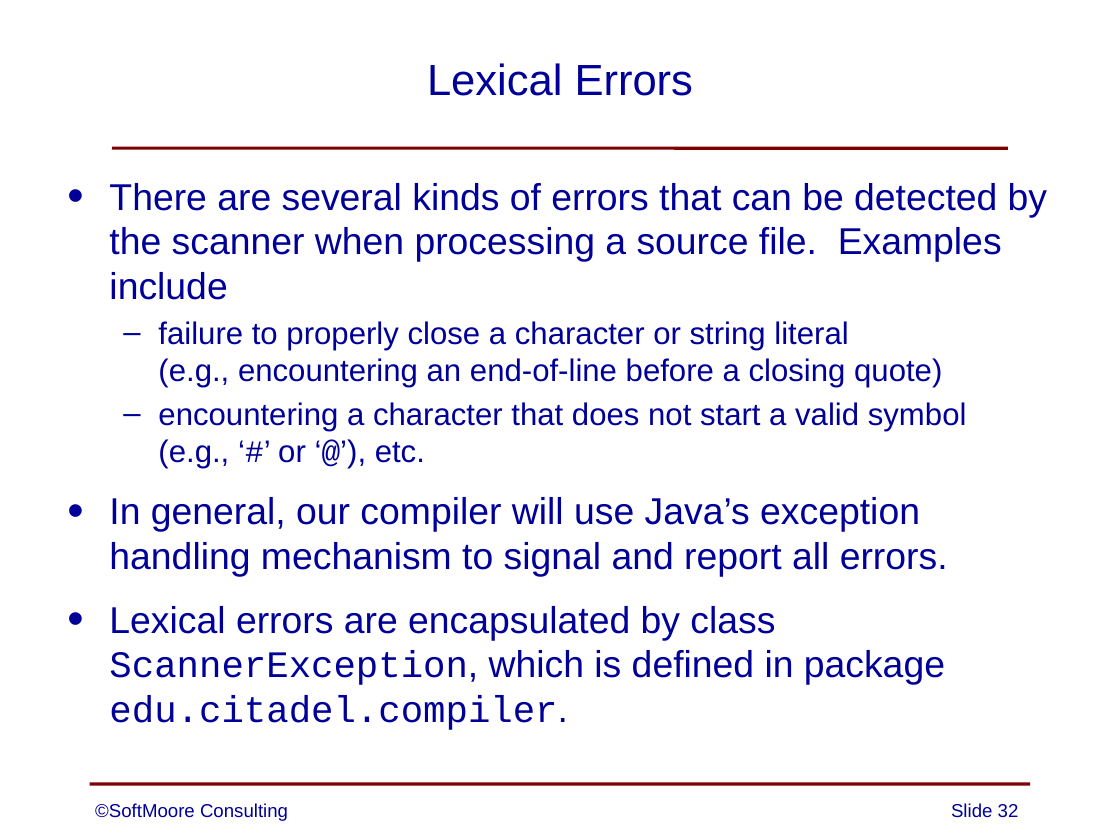
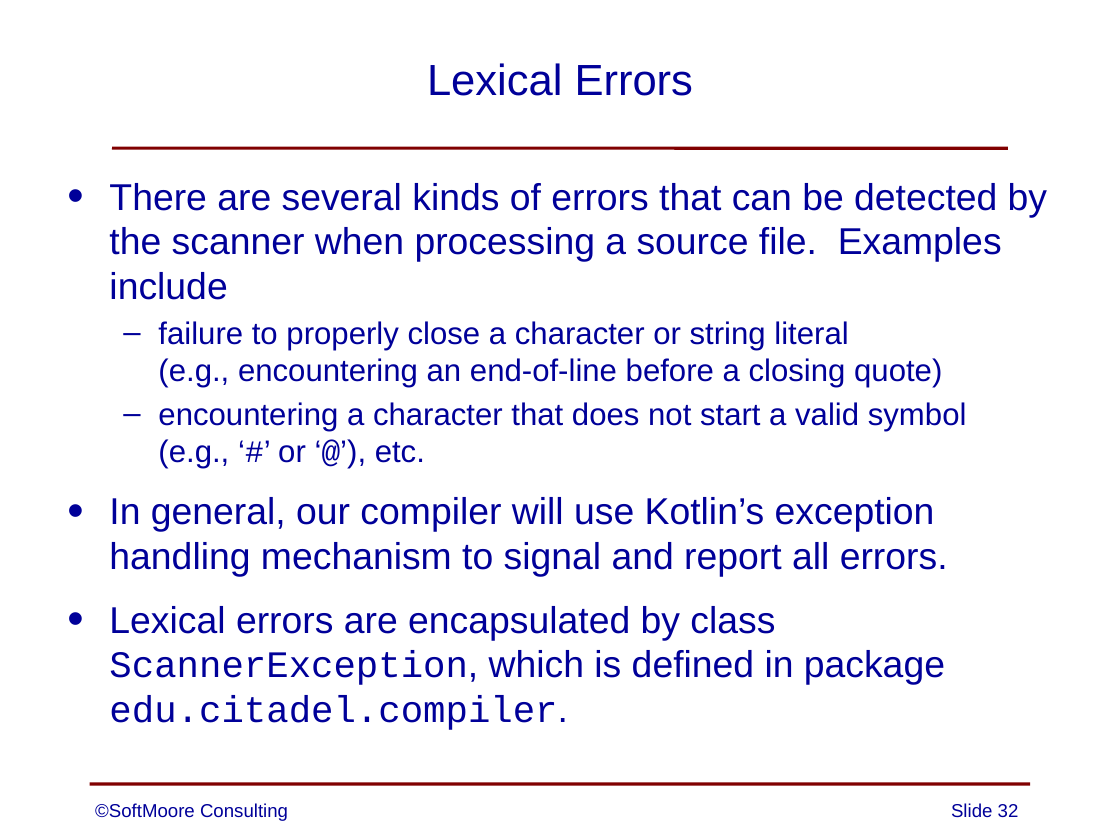
Before and after one commit to SoftMoore/CPRL-Kt-2nd, a slide deck: slide 32 of PowerPoints/05 - Lexical Analysis.pptx. Drawn at 1120x840 pixels with LibreOffice and Linux fonts; fonts in the diff are those of the drawing. Boxes give left, top, right and bottom in pixels: in the first picture for what was removed or moved away, otherwise in the second. Text is boxed around its words. In the diff, an @@ line names an element or a change of style, - is before the commit and + after.

```diff
--- a/PowerPoints/05 - Lexical Analysis.pptx
+++ b/PowerPoints/05 - Lexical Analysis.pptx
@@ text at (x1=109, y1=497, x2=948, y2=577): text changed @@
-• In general, our compiler will use Java’s exception handling mechanism to signal and report all errors.
+• In general, our compiler will use Kotlin’s exception handling mechanism to signal and report all errors.
```
Also in this commit, not shown: 1 other file.
